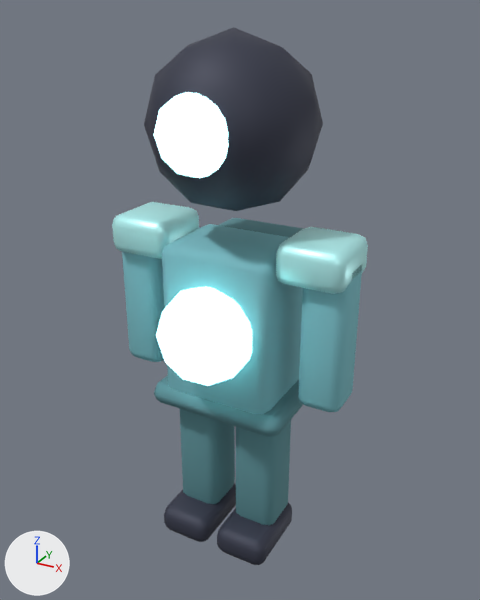
One commit to the glTF model public/assets/models/characters/bomber.glb: the scene before it, then after it.
Before and after are seen from a 50 mm camera at (1.117, -1.989, 2.056) aimed at (0.015, 0.015, 1.054). Arrows for +X, +Y and +Z are at lower left; the lights stay in place. The older version comes first. Where no turn or scale is listed for an object, it has been applied to the vertices. Vertices at exactly the same position are counted once.

Script lines for the objects in view, before the commit:
```python
ob_belt = bpy.data.objects.new('belt', me_cube_311)
ob_belt.location = (0.0, 0.0, 0.67)
ob_boot_l = bpy.data.objects.new('boot.L', me_cube_314)
ob_boot_l.location = (-0.13, -0.06, 0.08)
ob_boot_r = bpy.data.objects.new('boot.R', me_cube_315)
ob_boot_r.location = (0.13, -0.06, 0.08)
ob_crest_coreglow = bpy.data.objects.new('crest.coreGlow', me_icosphere_062)
ob_crest_coreglow.location = (0.0, -0.22, 1.7)
ob_shoulder_l = bpy.data.objects.new('shoulder.L', me_cube_318)
ob_shoulder_l.location = (-0.34, 0.0, 1.28)
ob_shoulder_r = bpy.data.objects.new('shoulder.R', me_cube_319)
ob_shoulder_r.location = (0.34, 0.0, 1.28)
# also in view: 'core' at (0.0, -0.2, 1.0); 'crest.core' at (0.0, 0.0, 1.7); 'arm.L' at (-0.38, 0.0, 1.02); 'pack' at (0.0, 0.23, 1.02); 'torso' at (0.0, 0.0, 0.98)
```
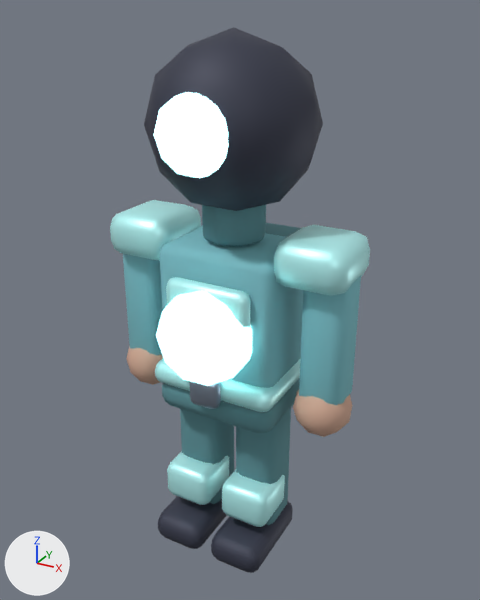
What differs and where, as boxes (x1, y1, x2, y2) in the pictures (480 x 600 px):
'shoulder.R', reshaped: before (276, 227, 368, 294); after (274, 225, 370, 296)
'belt', recoloured, moved: before (154, 375, 303, 436); after (155, 358, 301, 412)
'shoulder.L', reshaped (7% taller): before (112, 202, 199, 259); after (110, 200, 201, 261)
'boot.R', reshaped, moved (9% wider, 16% taller): before (217, 503, 292, 565); after (211, 501, 293, 573)
'boot.L', reshaped, moved: before (164, 483, 236, 542); after (158, 496, 227, 549)
'tunicHem', added (cyan): after (162, 378, 300, 433)
'knee.R', added (cyan): after (222, 470, 285, 527)
'knee.L', added (cyan): after (167, 451, 229, 505)
'neckGuard', added (cyan): after (202, 205, 266, 246)
'glove.R', added (beige): after (293, 390, 353, 437)
'chestPanel', added (cyan): after (166, 277, 251, 364)
'glove.L', added (beige): after (126, 346, 163, 385)
'beltBuckle', added: after (189, 381, 221, 409)

The change, as a diff of the scene's bpy script:
```diff
--- a/public/assets/models/characters/bomber.glb.py
+++ b/public/assets/models/characters/bomber.glb.py
@@ me_cube_311 @@
-me_cube_311.from_pydata(...)  # 56 vertices, 108 faces; spans x -0.275..0.275, y -0.19..0.19, z -0.045..0.045
-me_cube_311.materials.append(mat_mat_bomber_leather)  # cyan #5b8e95
+me_cube_311.from_pydata(...)  # 56 vertices, 108 faces; spans x -0.248..0.248, y -0.2..0.2, z -0.045..0.045
+# edits to the shape of me_cube_311 do not show in these pictures
+me_cube_311.materials.append(mat_mat_bomber_accent)  # cyan #bfffff
@@ me_cube_314 @@
-me_cube_314.from_pydata(...)  # 56 vertices, 108 faces; spans x -0.11..0.11, y -0.16..0.16, z -0.06..0.06
+me_cube_314.from_pydata(...)  # 56 vertices, 108 faces; spans x -0.11..0.11, y -0.19..0.19, z -0.06..0.06
+# me_cube_314 part 3: 56 of 56 vertices moved; they spanned x -0.11..0.11, y -0.16..0.16, z -0.06..0.06 and now span x -0.11..0.11, y -0.19..0.19, z -0.06..0.06; mean shift (0.0, 0.0, 0.0)
 me_cube_314.materials.append(mat_mat_bomber_dark)
@@ me_cube_315 @@
-me_cube_315.from_pydata(...)  # 56 vertices, 108 faces; spans x -0.11..0.11, y -0.16..0.16, z -0.06..0.06
+me_cube_315.from_pydata(...)  # 56 vertices, 108 faces; spans x -0.11..0.11, y -0.19..0.19, z -0.06..0.06
+# me_cube_315 part 4: 56 of 56 vertices moved; they spanned x -0.11..0.11, y -0.16..0.16, z -0.06..0.06 and now span x -0.11..0.11, y -0.19..0.19, z -0.06..0.06; mean shift (0.0, 0.0, 0.0)
 me_cube_315.materials.append(mat_mat_bomber_dark)
@@ me_cube_318 @@
-me_cube_318.from_pydata(...)  # 56 vertices, 108 faces; spans x -0.125..0.125, y -0.135..0.135, z -0.075..0.075
+me_cube_318.from_pydata(...)  # 56 vertices, 108 faces; spans x -0.135..0.135, y -0.15..0.15, z -0.085..0.085
+# me_cube_318 part 1: 56 of 56 vertices moved; they spanned x -0.125..0.125, y -0.135..0.135, z -0.075..0.075 and now span x -0.135..0.135, y -0.15..0.15, z -0.085..0.085; mean shift (0.0, 0.0, 0.0)
 me_cube_318.materials.append(mat_mat_bomber_accent)
@@ me_cube_319 @@
-me_cube_319.from_pydata(...)  # 56 vertices, 108 faces; spans x -0.125..0.125, y -0.135..0.135, z -0.075..0.075
+me_cube_319.from_pydata(...)  # 56 vertices, 108 faces; spans x -0.135..0.135, y -0.15..0.15, z -0.085..0.085
+# me_cube_319 part 2: 56 of 56 vertices moved; they spanned x -0.125..0.125, y -0.135..0.135, z -0.075..0.075 and now span x -0.135..0.135, y -0.15..0.15, z -0.085..0.085; mean shift (0.0, 0.0, 0.0)
 me_cube_319.materials.append(mat_mat_bomber_accent)
@@ ob_belt @@
 ob_belt = bpy.data.objects.new('belt', me_cube_311)
-ob_belt.location = (0.0, 0.0, 0.67)
+ob_belt.location = (0.0, -0.01, 0.78)
@@ ob_boot_l @@
 ob_boot_l = bpy.data.objects.new('boot.L', me_cube_314)
-ob_boot_l.location = (-0.13, -0.06, 0.08)
+ob_boot_l.location = (-0.13, -0.08, 0.08)
@@ ob_boot_r @@
 ob_boot_r = bpy.data.objects.new('boot.R', me_cube_315)
-ob_boot_r.location = (0.13, -0.06, 0.08)
+ob_boot_r.location = (0.13, -0.08, 0.08)
@@ ob_knee_r @@
+ob_knee_r = bpy.data.objects.new('knee.R', me_cube_451)  # 56 vertices, 108 faces; spans x -0.1..0.1, y -0.11..0.11, z -0.08..0.08; in mat_mat_bomber_accent (cyan #bfffff)
+ob_knee_r.location = (0.13, -0.08, 0.27)
@@ ob_knee_l @@
+ob_knee_l = bpy.data.objects.new('knee.L', me_cube_450)  # 56 vertices, 108 faces; spans x -0.1..0.1, y -0.11..0.11, z -0.08..0.08; in mat_mat_bomber_accent (cyan #bfffff)
+ob_knee_l.location = (-0.13, -0.08, 0.27)
@@ ob_tunichem @@
+ob_tunichem = bpy.data.objects.new('tunicHem', me_cube_443)  # 56 vertices, 108 faces; spans x -0.242..0.242, y -0.19..0.19, z -0.07..0.07; in mat_mat_bomber_leather (cyan #5b8e95)
+ob_tunichem.location = (0.0, 0.0, 0.69)
@@ ob_neckguard @@
+ob_neckguard = bpy.data.objects.new('neckGuard', me_cylinder_048)  # 112 vertices, 220 faces; spans x -0.115..0.116, y -0.116..0.116, z -0.08..0.08; in mat_mat_bomber_leather (cyan #5b8e95)
+ob_neckguard.location = (0.0, 0.0, 1.38)
@@ ob_chestpanel @@
+ob_chestpanel = bpy.data.objects.new('chestPanel', me_cube_446)  # 56 vertices, 108 faces; spans x -0.166..0.166, y -0.035..0.035, z -0.14..0.14; in mat_mat_bomber_accent (cyan #bfffff)
+ob_chestpanel.location = (0.0, -0.19, 1.05)
@@ ob_beltbuckle @@
+ob_beltbuckle = bpy.data.objects.new('beltBuckle', me_cube_445)  # 56 vertices, 108 faces; spans x -0.06..0.06, y -0.03..0.03, z -0.06..0.06; in mat_mat_bomber_metal (grey #9eaabc)
+ob_beltbuckle.location = (0.0, -0.22, 0.78)
@@ ob_glove_r @@
+ob_glove_r = bpy.data.objects.new('glove.R', me_icosphere_113)  # an icosphere of 80 faces spanning x -0.105..0.105, y -0.11..0.11, z -0.11..0.11; in mat_mat_bomber_skin (beige #cea690)
+ob_glove_r.location = (0.38, -0.02, 0.72)
@@ ob_glove_l @@
+ob_glove_l = bpy.data.objects.new('glove.L', me_icosphere_112)  # an icosphere of 80 faces spanning x -0.105..0.105, y -0.11..0.11, z -0.11..0.11; in mat_mat_bomber_skin (beige #cea690)
+ob_glove_l.location = (-0.38, -0.02, 0.72)
```
